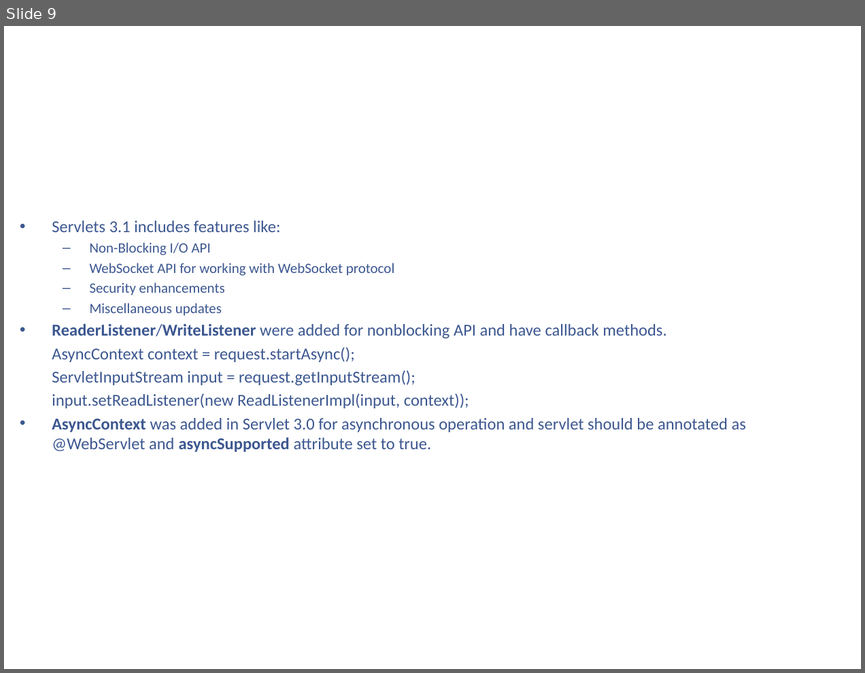
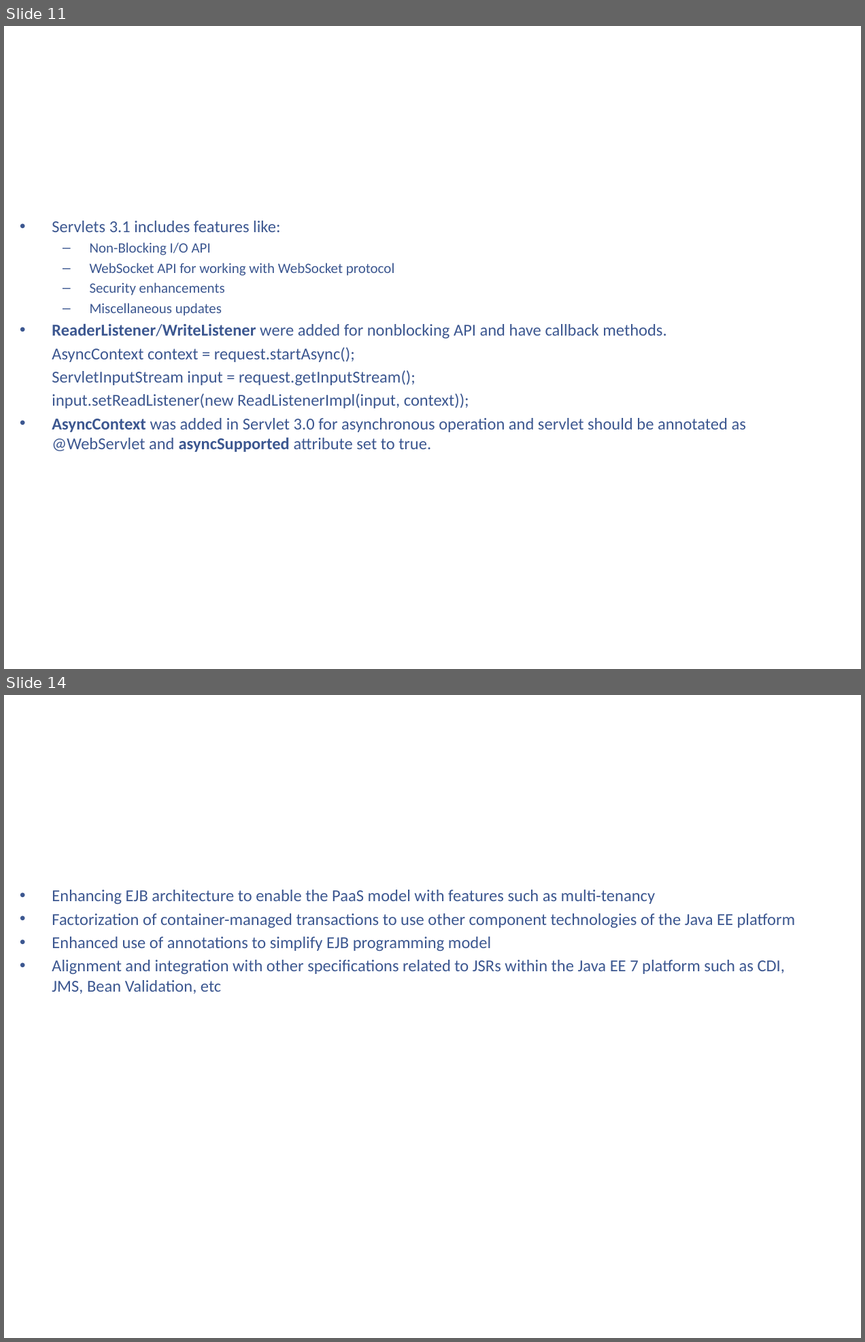
Before and after one commit to kenshincommon/ppts, a slide deck: Presentations/JavaEnterprise7/JavaEnterprise7.pptx. Shown one above the other, each under a label of ours: slide 9 before the commit, slides 11 and 14 after it; the slides between them are not shown. The pictures are 865x673 and 865x1342 pixels, drawn with LibreOffice and Linux fonts; fonts in the diff are those of the drawing; background and template pictures are left out. Boxes give left, top, right and bottom in pixels: in the first picture for what was removed or moved away, otherwise in the second. Text is boxed around its words. In the diff, an @@ line names an element or a change of style, - is before the commit and + after.

```diff
--- a/Presentations/JavaEnterprise7/JavaEnterprise7.pptx
+++ b/Presentations/JavaEnterprise7/JavaEnterprise7.pptx
@@ slide 14 added at [4,695,861,1338], background picture (left out) @@
@@ title added at [26,721,839,828], 32 pt, text #FFFFFF @@
+  EJB 3.2
@@ text added at [52,889,796,994], 14 pt, text #3C5790 @@
+• Enhancing EJB architecture to enable the PaaS model with features such as multi-tenancy
+• Factorization of container-managed transactions to use other component technologies of the Java EE platform
+• Enhanced use of annotations to simplify EJB programming model
+• Alignment and integration with other specifications related to JSRs within the Java EE 7 platform such as CDI, JMS, Bean Validation, etc
@@ what was slide 9 is now slide 11 @@
```
Also in this commit, not shown: 23 slides changed, 40 other slides added, 31 slides removed, 1 other file.
